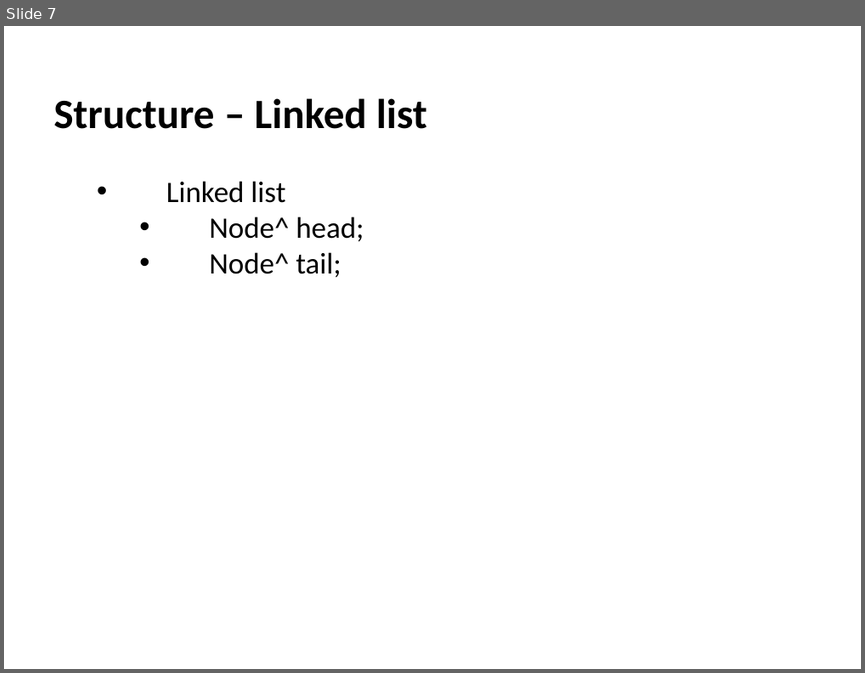
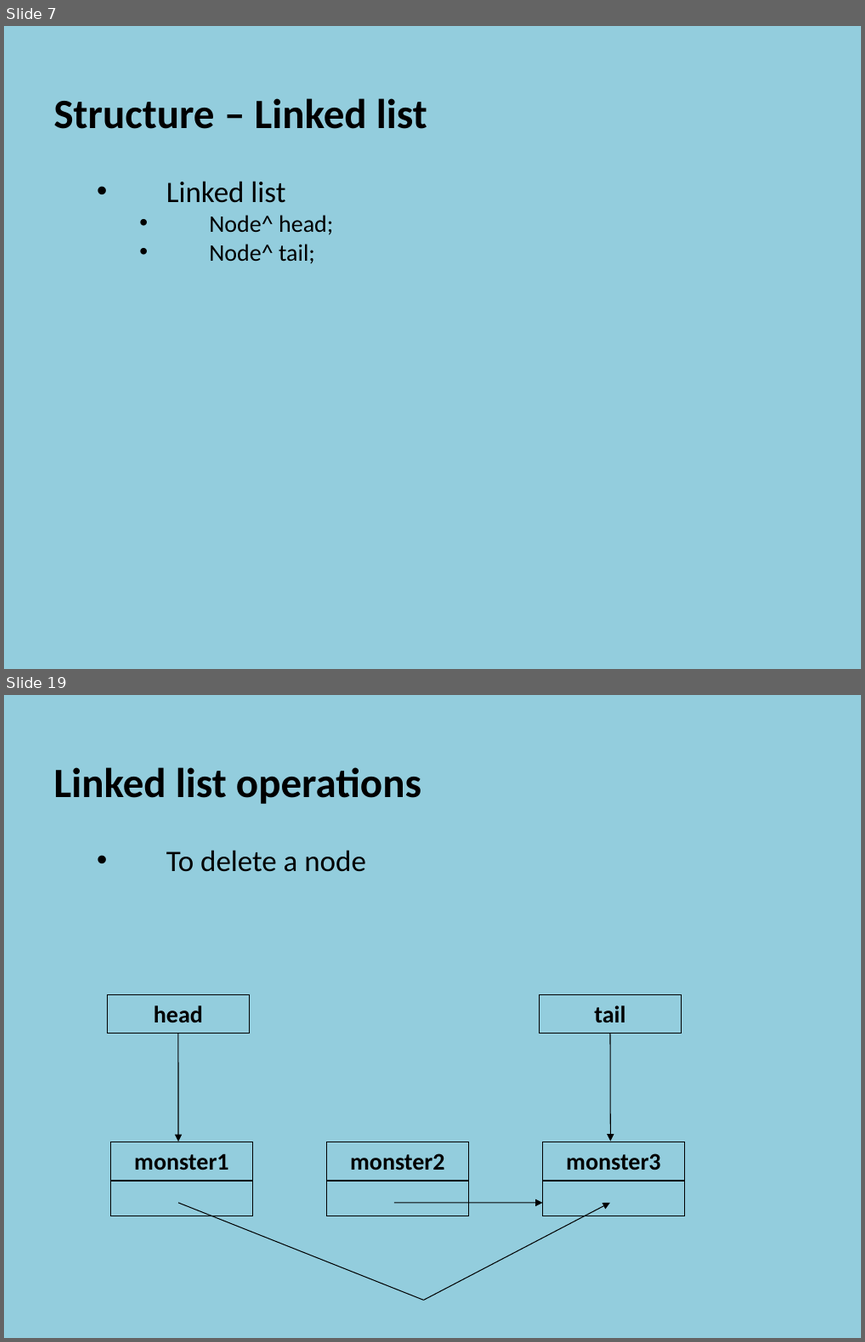
Before and after one commit to szetko/course-materials, a slide deck: Programming 4/03.1 Linked Lists/03.1 Linked Lists.pptx. Shown one above the other, each under a label of ours: slide 7 before the commit, slides 7 and 19 after it; the slides between them are not shown. The pictures are 865x673 and 865x1342 pixels, drawn with LibreOffice and Linux fonts; fonts in the diff are those of the drawing. Boxes give left, top, right and bottom in pixels: in the first picture for what was removed or moved away, otherwise in the second. Text is boxed around its words. In the diff, an @@ line names an element or a change of style, - is before the commit and + after.

Commit message:
Update PP - Linked Lists

```diff
--- a/Programming 4/03.1 Linked Lists/03.1 Linked Lists.pptx
+++ b/Programming 4/03.1 Linked Lists/03.1 Linked Lists.pptx
@@ slide 19 added at box(4, 695, 861, 1338), background #93CDDD @@
@@ text added at box(54, 767, 421, 872), 35 pt, text #000000, bold @@
+  Linked list operations
+    • To delete a node
@@ group added at box(108, 995, 684, 1216): 8 rectangles, 3 arrows @@
+monster1
+monster2
+monster3
+head
+tail
@@ line added from (178, 1202) to (424, 1300), #000000 0.75 pt @@
@@ arrow added from (424, 1300) to (610, 1202), #000000 0.75 pt @@
@@ slide 7 changed as well @@
@@ background #FFFFFF to #93CDDD @@
@@ text at box(209, 215, 333, 264): size 25 to 20 pt in "Node^ head;", "Node^ tail;" @@
```
Also in this commit, not shown: 5 other slides changed, 25 other slides added, 1 slide removed, 1 other file.
